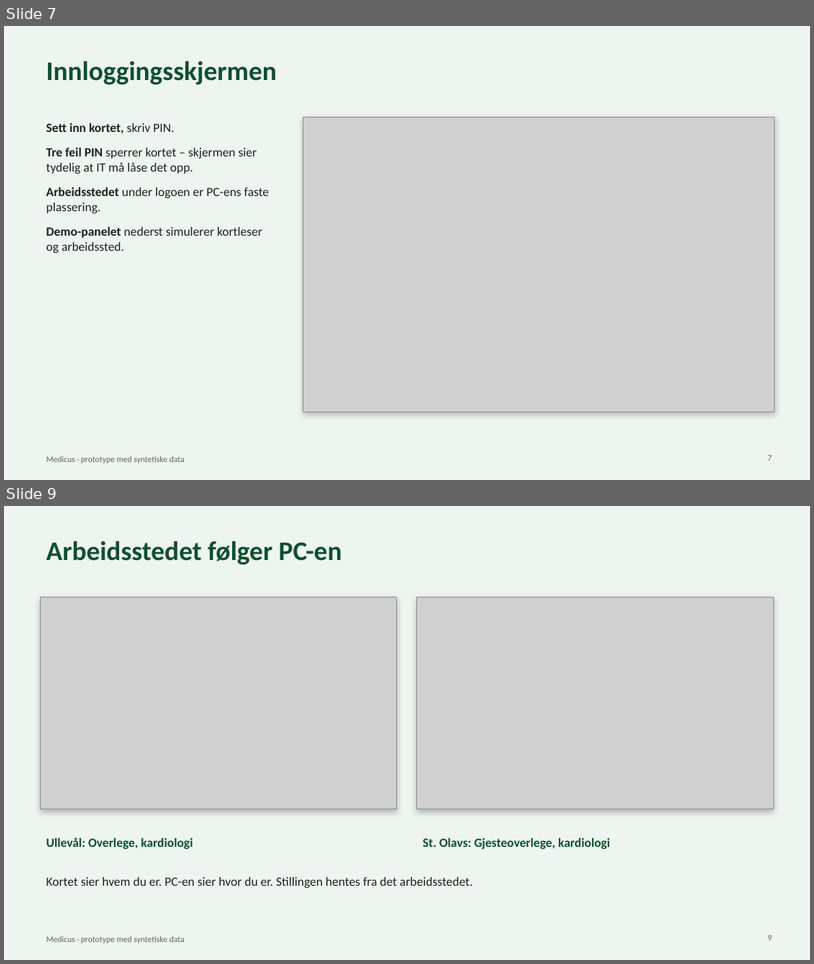
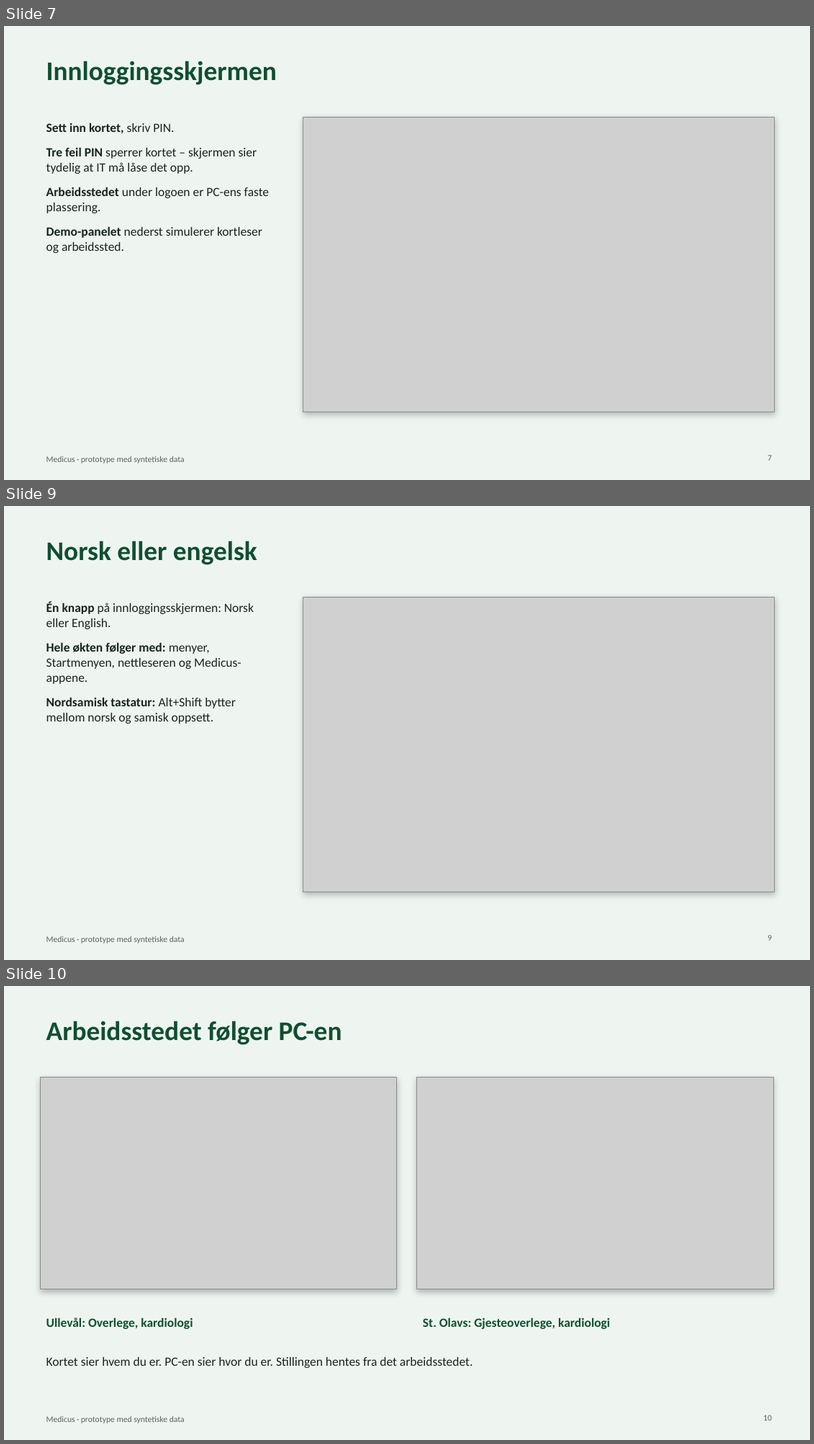
Before and after one commit to MusaMiyamoto/Medicus, a slide deck: docs/Medicus-presentasjon.pptx. Shown one above the other, each under a label of ours: slides 7 and 9 before the commit, slides 7, 9 and 10 after it; the slides between them are not shown. The pictures are 814x964 and 814x1444 pixels, drawn with LibreOffice and Linux fonts; fonts in the diff are those of the drawing; grey boxes stand for pictures. Boxes give left, top, right and bottom in pixels: in the first picture for what was removed or moved away, otherwise in the second. Text is boxed around its words. In the diff, an @@ line names an element or a change of style, - is before the commit and + after.

```diff
--- a/docs/Medicus-presentasjon.pptx
+++ b/docs/Medicus-presentasjon.pptx
@@ slide 9 added at <box>4,506,810,960</box>, background #EEF5F0; not listed: 1 template element that a slide beside it also shows @@
@@ title added at <box>46,541,257,565</box>, 32 pt, text #0F4F2F, bold @@
+Norsk eller engelsk
@@ text added at <box>46,602,254,723</box>, 15 pt, text #17241C @@
+• Én knapp på innloggingsskjermen: Norsk eller English.
+• Hele økten følger med: menyer, Startmenyen, nettleseren og Medicus-appene.
+• Nordsamisk tastatur: Alt+Shift bytter mellom norsk og samisk oppsett.
@@ rectangle added at <box>304,597,775,892</box>, fill #FFFFFF, outline #D2DDD5 0.75 pt @@
@@ picture added at <box>304,597,775,892</box> @@
@@ page number added at <box>768,934,772,940</box>, 10 pt, text #56655B @@
+9
@@ what was slide 9 is now slide 10 @@
@@ page number at <box>764,1414,772,1420</box>: text changed @@
-9
+10
```
Also in this commit, not shown: 3 slides changed, 5 other slides added, 3 other files.
